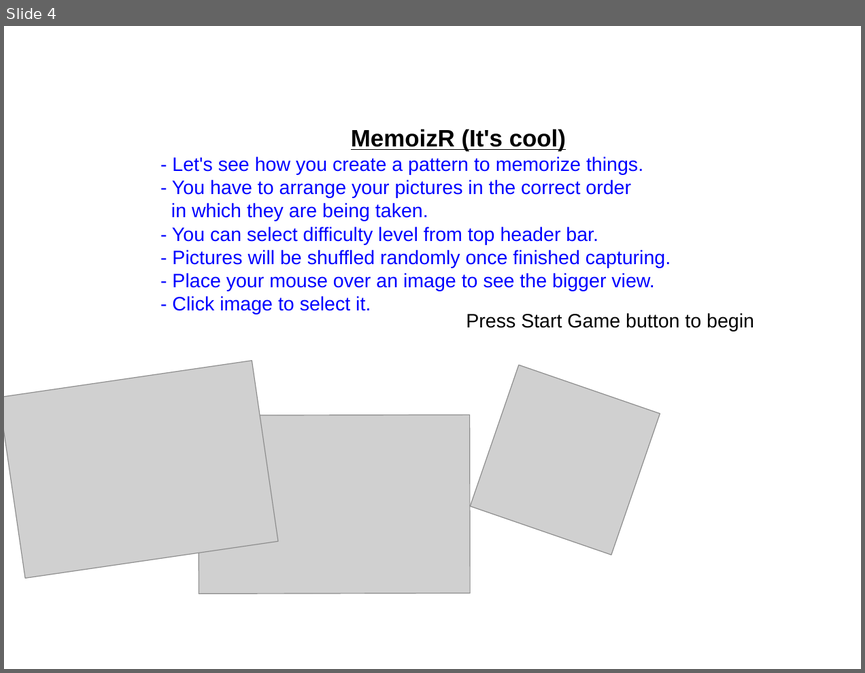
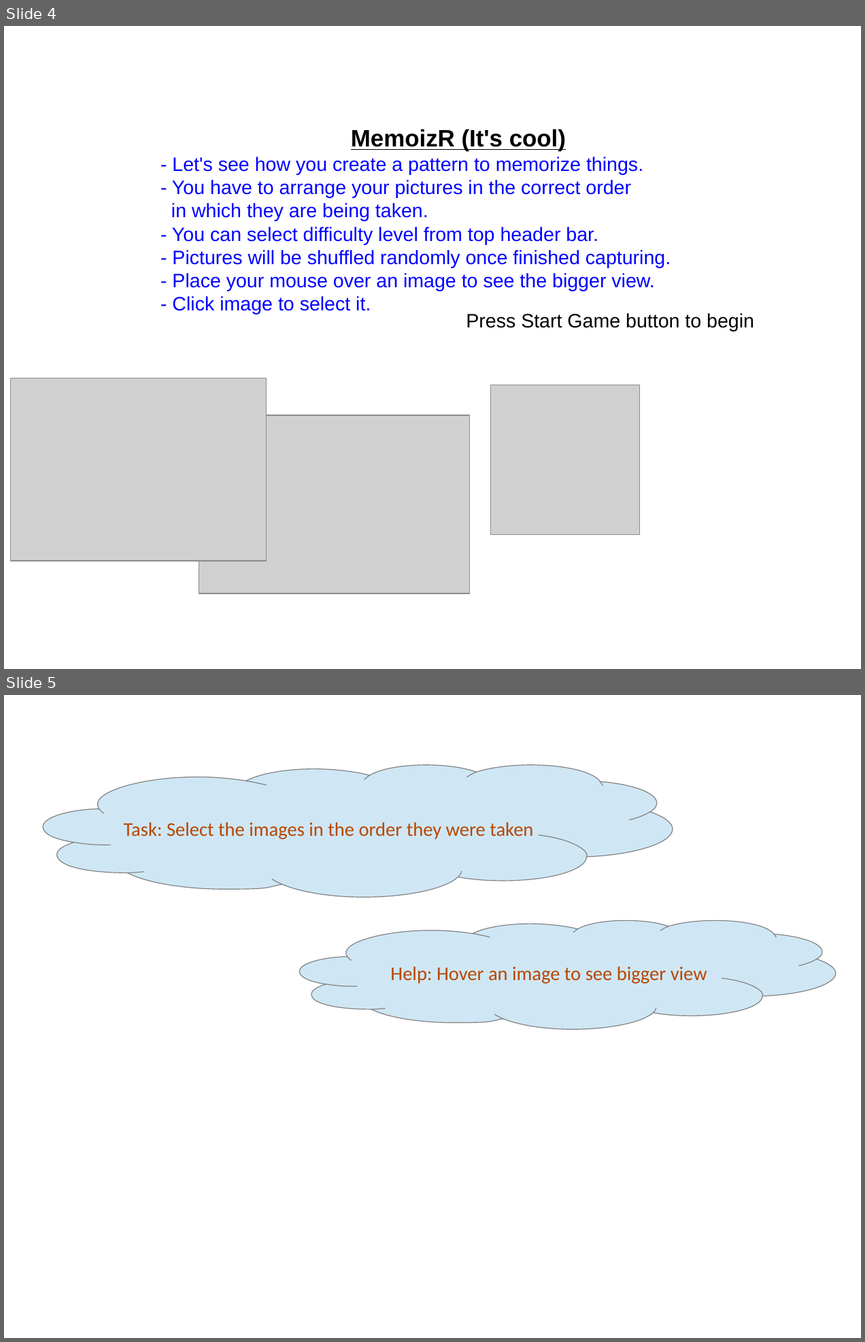
Before and after one commit to sachinjain024/derby, a slide deck: memoizr/img/Introduction.ppt. Shown one above the other, each under a label of ours: slide 4 before the commit, slides 4 and 5 after it. The pictures are 865x673 and 865x1342 pixels, drawn with LibreOffice and Linux fonts; fonts in the diff are those of the drawing; grey boxes stand for pictures; background and template pictures are left out. Boxes give left, top, right and bottom in pixels: in the first picture for what was removed or moved away, otherwise in the second. Text is boxed around its words. In the diff, an @@ line names an element or a change of style, - is before the commit and + after.

```diff
--- a/memoizr/img/Introduction.ppt
+++ b/memoizr/img/Introduction.ppt
@@ slide 5 added at [4,695,861,1338], background #FFFFFF @@
@@ freeform shape added at [43,765,672,897], fill #CFE7F5, outline #808080 0.74 pt, 18 pt, text #B84700 @@
+Task: Select the images in the order they were taken
@@ freeform shape added at [299,921,836,1030], fill #CFE7F5, outline #808080 0.74 pt, 18 pt, text #B84700 @@
+Help: Hover an image to see bigger view
@@ slide 4 changed as well @@
@@ picture at [11,378,266,561]: rotation 351 to 0 degrees @@
@@ picture at [491,385,640,535]: rotation 19 to 0 degrees @@
@@ picture at [198,415,470,593]: rotation 359 to 0 degrees @@
```
Also in this commit, not shown: 3 other slides changed, 4 other files.
